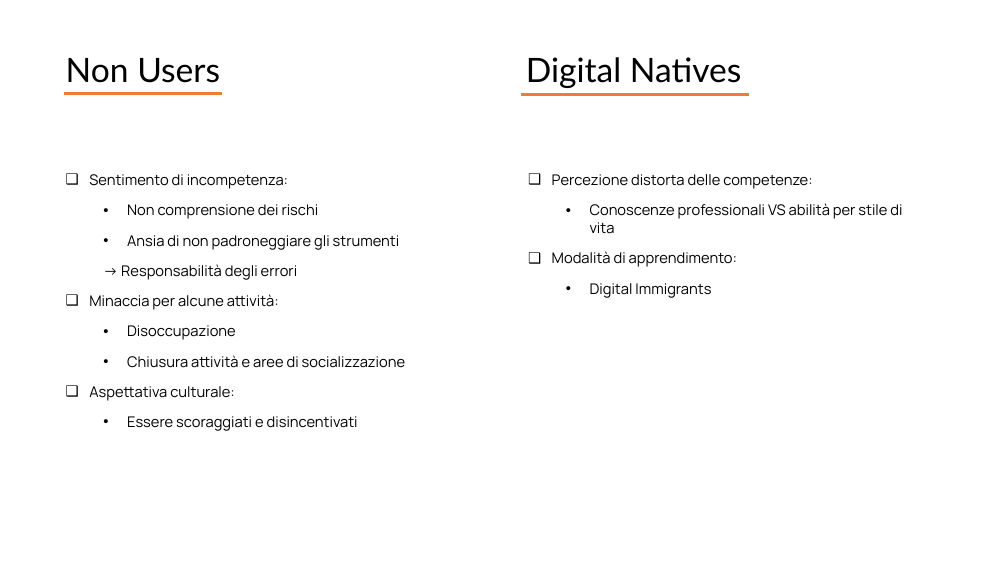
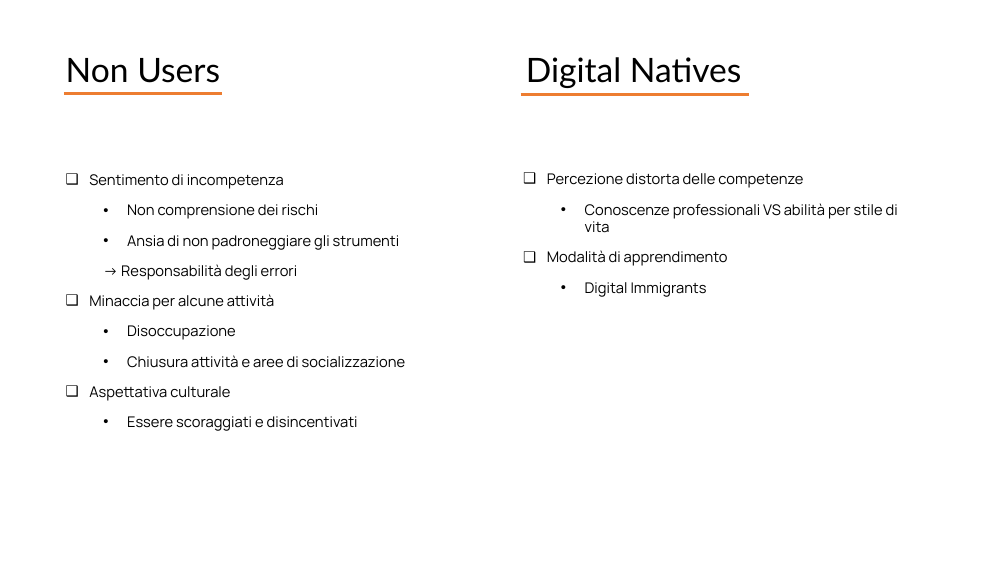
Before and after one commit to giocoal/social-issues-in-information-society-project, a slide deck: slide 3 of Presentazione/Presentazione_completa - Copy.pptx (slide 6 before the commit). Drawn at 1008x567 pixels with LibreOffice and Linux fonts; fonts in the diff are those of the drawing. Boxes give left, top, right and bottom in pixels: in the first picture for what was removed or moved away, otherwise in the second. Text is boxed around its words. In the diff, an @@ line names an element or a change of style, - is before the commit and + after.

```diff
--- a/Presentazione/Presentazione_completa - Copy.pptx
+++ b/Presentazione/Presentazione_completa - Copy.pptx
@@ text at (89,174,284,189): text changed @@
-❑ Sentimento di incompetenza:
+❑ Sentimento di incompetenza
@@ text at (547,173,803,188): text changed @@
-❑ Percezione distorta delle competenze:
+❑ Percezione distorta delle competenze
@@ text at (547,250,728,266): text changed @@
-❑ Modalità di apprendimento:
+❑ Modalità di apprendimento
@@ text at (89,294,274,310): text changed @@
-❑ Minaccia per alcune attività:
+❑ Minaccia per alcune attività
@@ text at (89,386,230,401): text changed @@
-❑ Aspettativa culturale:
+❑ Aspettativa culturale
```
Also in this commit, not shown: 2 other slides changed, 1 slide added, 4 slides removed.
